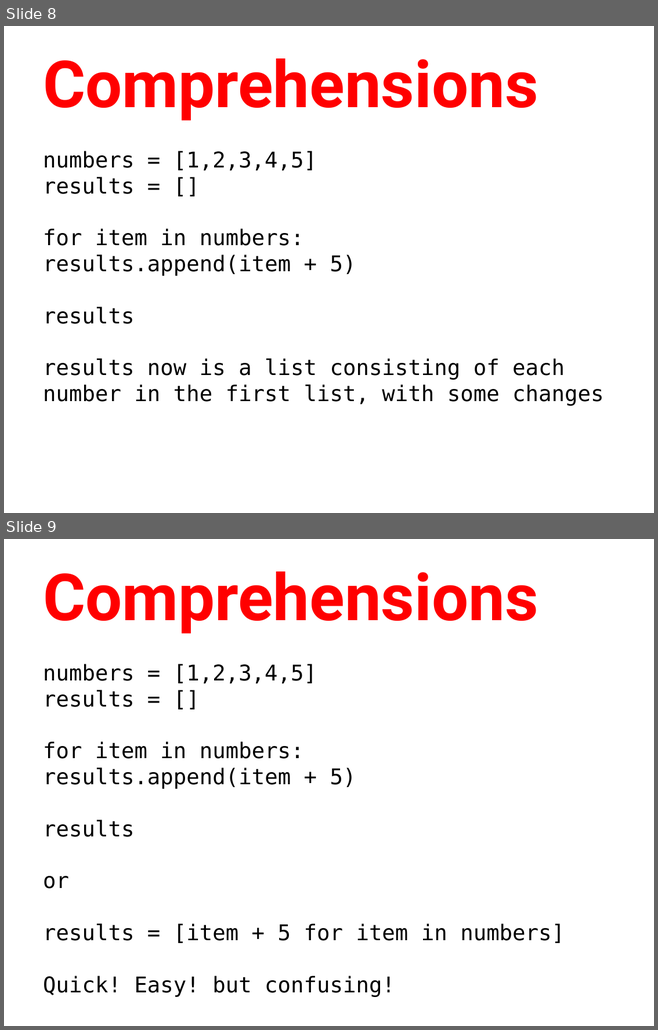
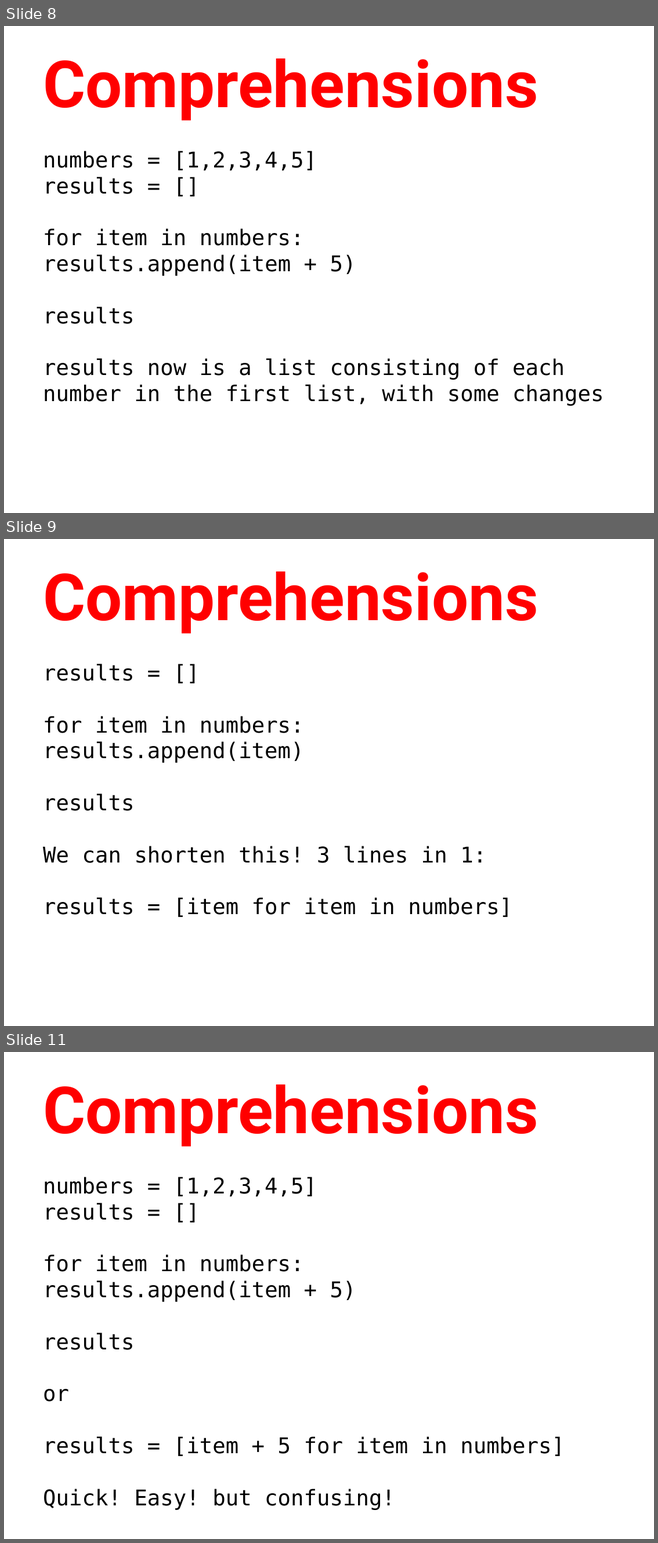
Before and after one commit to humanitiesprogramming/slides, a slide deck: 2018/python/Python Programming Concepts II.pptx. Shown one above the other, each under a label of ours: slides 8 and 9 before the commit, slides 8, 9 and 11 after it; the slides between them are not shown. The pictures are 658x1030 and 658x1543 pixels, drawn with LibreOffice and Linux fonts; fonts in the diff are those of the drawing. Boxes give left, top, right and bottom in pixels: in the first picture for what was removed or moved away, otherwise in the second. Text is boxed around its words. In the diff, an @@ line names an element or a change of style, - is before the commit and + after.

Commit message:
Add list comprehension materials

```diff
--- a/2018/python/Python Programming Concepts II.pptx
+++ b/2018/python/Python Programming Concepts II.pptx
@@ slide 9 added at box(4, 539, 654, 1026), background #FFFFFF @@
@@ title added at box(43, 571, 538, 634), 72 pt, text #FF0000, bold @@
+Comprehensions
@@ text added at box(43, 664, 512, 917), 24 pt, text #000000 @@
+results = []
+for item in numbers: results.append(item)
+results
+We can shorten this! 3 lines in 1:
+results = [item for item in numbers]
@@ what was slide 9 is now slide 11 @@
```
Also in this commit, not shown: 4 slides changed, 1 other slide added, 4 slides removed, 1 other file.
